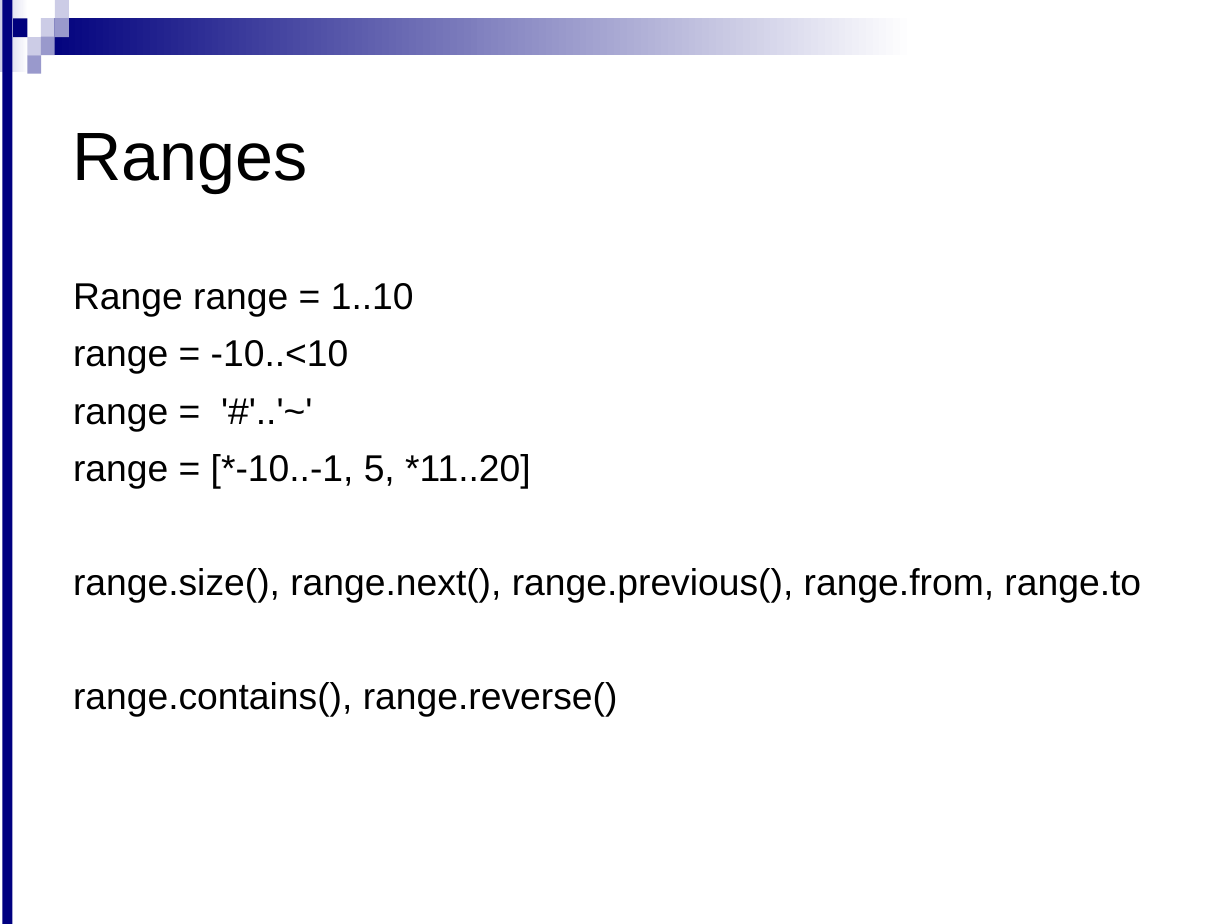
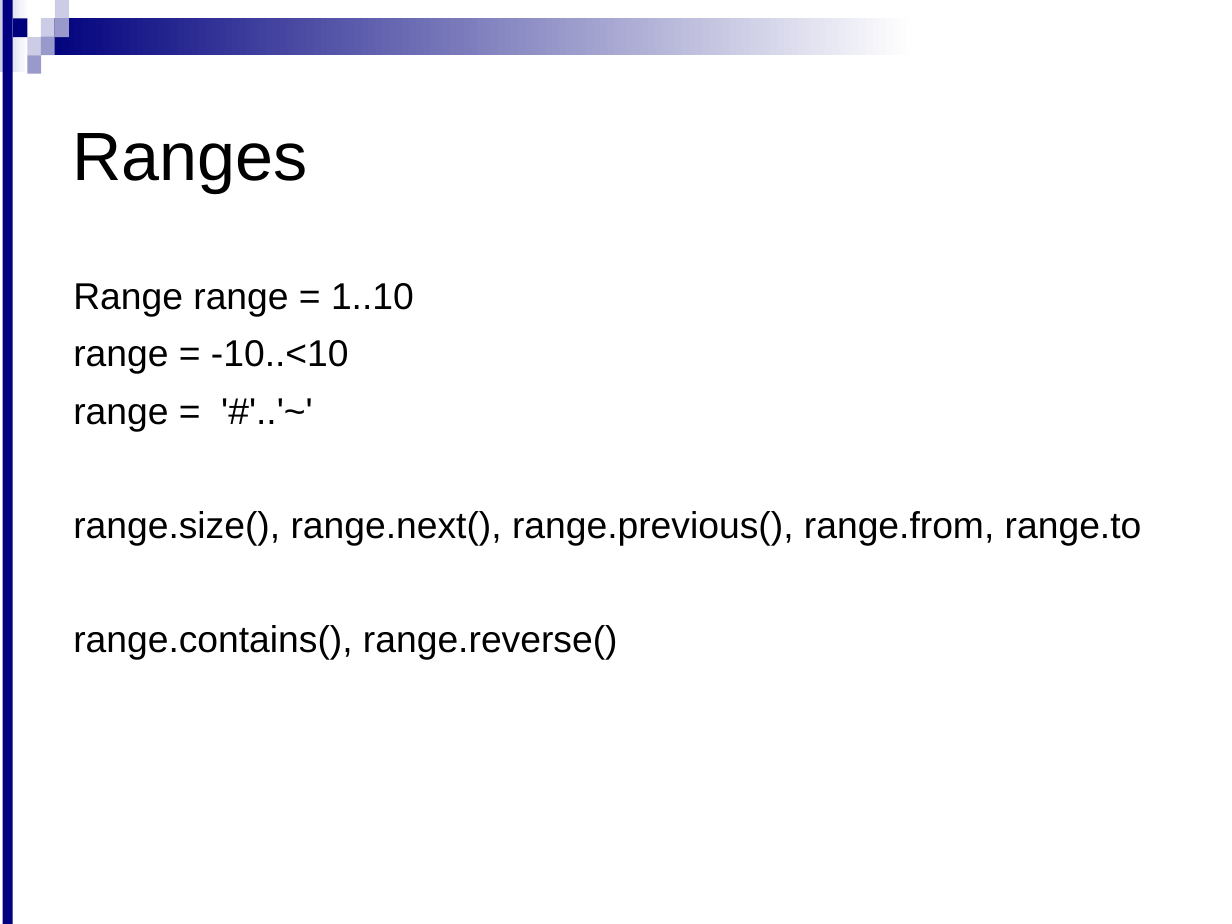
Before and after one commit to hiteshBhatia/Collection, a slide deck: slide 14 of Day2-GroovyCollections(2).ppt. Drawn at 1232x924 pixels with LibreOffice and Linux fonts; fonts in the diff are those of the drawing; background and template pictures are left out. Boxes give left, top, right and bottom in pixels: in the first picture for what was removed or moved away, otherwise in the second. Text is boxed around its words. In the diff, an @@ line names an element or a change of style, - is before the commit and + after.

```diff
--- a/Day2-GroovyCollections(2).ppt
+++ b/Day2-GroovyCollections(2).ppt
@@ text at box(73, 454, 531, 488): paragraph removed @@
-range = [*-10..-1, 5, *11..20]
```
Also in this commit, not shown: 8 other slides changed, 1 other file.
